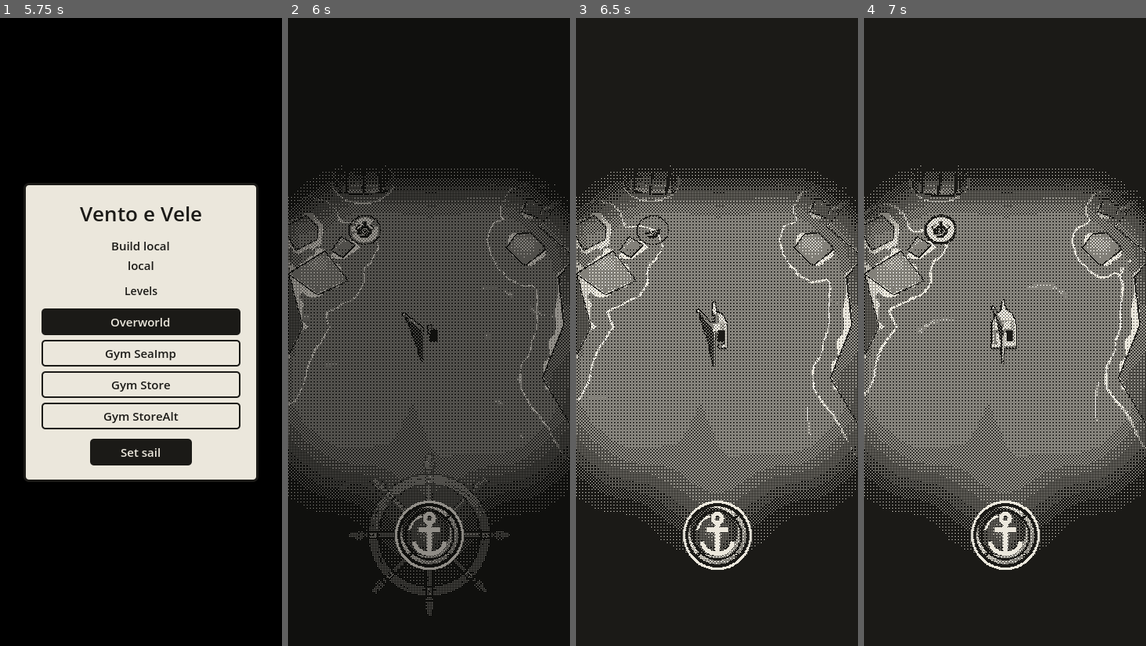
Above: before the commit, frames 1-4 (left to right).
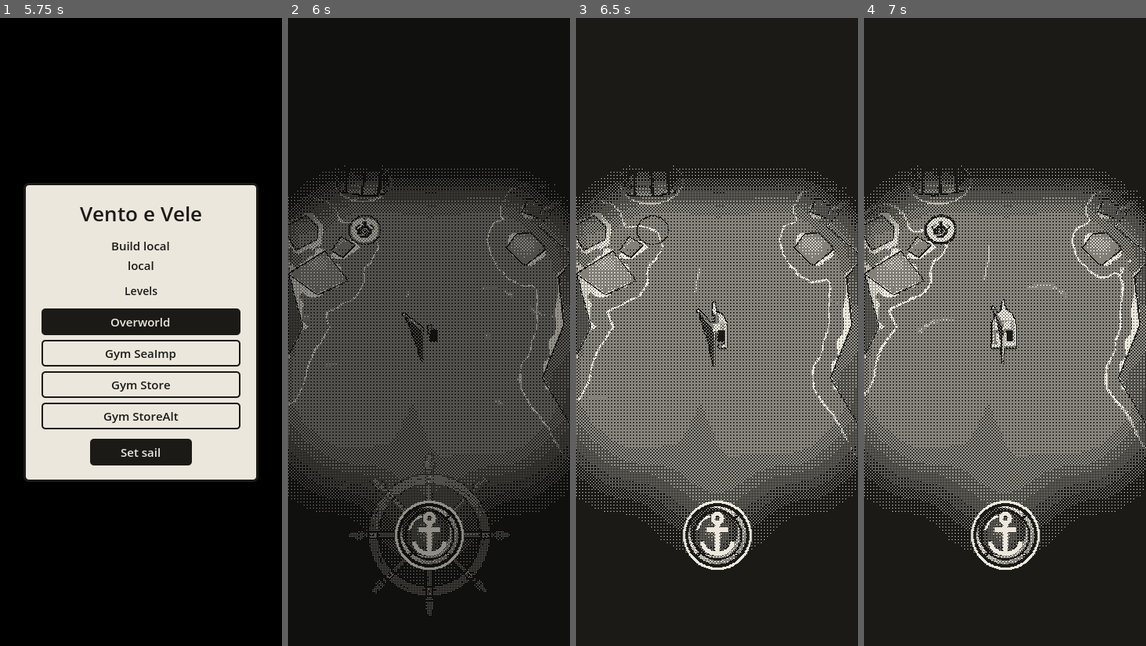
Above: after the commit, the same moments.

Repository: EnricoLabarile/Sail
Game: Godot game, scene res://Assets/Scenes/Overworld.tscn
Two runs of this game, one before a commit and one after it. Both use one fixed random seed, a clock stepped at 60 frames per second and the inputs below.
Inputs (mouse positions are in pixels of both pictures, inside the frame that each line leads up to):
- Up to frame 1 (5.75 s): click "Overworld" at 0.5 s; click "Gym SeaImp" at 1.25 s; click "Overworld" at 2 s; click "Gym Store" at 2.75 s; click "Overworld" at 3.5 s; click "Gym StoreAlt" at 4.25 s; click "Overworld" at 5 s
- Up to frame 2 (6 s): click "Set sail" at 5.75 s
- Up to frame 3 (6.5 s): no input
- Up to frame 4 (7 s): tap Enter (ui_accept) at 6.5, 6.77 s; move the mouse to (1067, 300) at 6.52 s; hold Right (ui_right) from 6.53 s (still down); click (1067, 300) at 6.67 s

Frame 1 is identical in both runs. In frame 2, 0.1% of the frame differs, in the area x 15-84%, y 23-67%; in frame 3, 0.1%; in frame 4, 0.1%.

Commit message:
No bombs/jars at start; level menu only picks, Set sail loads and starts
Co-Authored-By: Claude Opus 5.5 <noreply@anthropic.com>
Claude-Session: https://claude.ai/code/session_0154zeqDuhZHz7ZXLE21BuMs

Diff:
--- a/Assets/Inventory/inventory.gd
+++ b/Assets/Inventory/inventory.gd
@@ -28,8 +28,8 @@
 const SLOTS := 9   # how many slots the hold has
 const ITEMS_FOLDER := "res://Assets/Inventory/items"   # one ItemData .tres per kind of item
 
-## What she sets out with (Enrico: 10 bombs and 10 Aeolus Jars, both equipped by themselves, and 9 traps).
-const START_ITEMS := {"trap": 9, "bomb": 10, "aeolus_jar": 10}
+## What she sets out with (Enrico: no bombs and no Aeolus Jars, she finds them; 9 traps, to try them).
+const START_ITEMS := {"trap": 9}
 const START_COINS := 10             # coins in the purse at the start (10 for now, Enrico: to try the floating shop)
 
 var catalogue := {}                 # every kind of item: its name → its ItemData (read from ITEMS_FOLDER)
--- a/Assets/UI/start_screen.gd
+++ b/Assets/UI/start_screen.gd
@@ -13,9 +13,11 @@
 ##
 ## THE LEVELS (Enrico): under the build, a button for every level in LEVELS_FOLDER (the Overworld, the gyms…).
 ## The list is read from the folder every time the card shows, so a new level saved there gets its button by
-## itself. The level that's loaded now is drawn inked, like a pressed key. A tap on another one loads it at once
-## (in Unreal: Open Level), behind the black: the new level comes up with this same card, its button inked, and
-## waits for "Set sail" too. (The autoloads stay as they were: the hold, the fog's seen sea and the wind carry over.)
+## itself. The level picked is drawn inked, like a pressed key (at first, the one loaded now). A tap on another one
+## only PICKS it (Enrico: the menu stays quick, nothing is loaded yet); "Set sail" then loads it (in Unreal: Open
+## Level), behind the black, with "Loading…" on the button meanwhile, and the new level starts by itself, with no
+## second card (start_right_away). Picking the level that's already loaded just sets sail.
+## (The autoloads stay as they were: the hold, the fog's seen sea and the wind carry over.)
 ##
 ## THE BLACK (the "curtain"): a black sheet over the whole game, in its own CanvasLayer (CURTAIN_LAYER) just under
 ## the card. It fades away over curtain_fade when "Set sail" is pressed. (In Unreal: a fade from black on the
@@ -32,6 +34,13 @@
 @export var curtain_fade := 0.3     # seconds the black takes to fade away after "Set sail"
 
 var curtain: ColorRect              # the black sheet (made in code, in its own layer above everything)
+var picked_level := ""              # the level picked in the list (its path): "Set sail" loads it
+var level_buttons := {}             # each level's path → its button (to ink the one picked)
+
+## True while a level loaded by "Set sail" is coming up: its start screen then sets sail at once, with no card.
+## A static var belongs to the script, not to one start screen, so it survives the change of level (the old start
+## screen is gone by then, the new one reads it).
+static var start_right_away := false
 
 @onready var build_label: Label = $Card/Margin/Lines/Build
 @onready var levels_box: VBoxContainer = $Card/Margin/Lines/Levels
@@ -43,12 +52,27 @@
 	build_label.text = "Build %s\n%s" % [BuildInfo.NUMBER, BuildInfo.STARTED]
 	add_level_buttons()
 	style_button(start_button, true)           # "Set sail" inked, so it stands out from the level list
-	start_button.pressed.connect(_on_start)    # when it's pressed, call _on_start
+	start_button.pressed.connect(_on_set_sail) # when it's pressed, call _on_set_sail
 	get_tree().paused = true                   # everything waits for "Set sail"
 	# A level loaded in the middle of a talk or a trade: those reasons to hide the icons are gone (Hud autoload).
 	Hud.set_hidden("talk", [], false)
 	Hud.set_hidden("store", [], false)
 	_show_controls.call_deferred(false)        # after every node is ready (and in its group): hide the controls
+	# This level was loaded by "Set sail" on the last one's card: go at once (after the line above, so the
+	# controls are hidden first and then shown again), with no card.
+	if start_right_away:
+		start_right_away = false
+		$Card.hide()
+		_on_start.call_deferred()
+
+
+## "Set sail" pressed: if the level picked is the one loaded, go; otherwise load it first.
+func _on_set_sail() -> void:
+	var playing := get_tree().current_scene.scene_file_path
+	if picked_level == playing:
+		_on_start()
+	else:
+		load_level(picked_level)
 
 
 ## "Set sail": the card goes, the black fades away, the controls come back and the game goes (still at anchor).
@@ -84,16 +108,23 @@
 
 ## One button per level, inside the Levels box of the card.
 func add_level_buttons() -> void:
-	var playing := get_tree().current_scene.scene_file_path   # the level open now
+	picked_level = get_tree().current_scene.scene_file_path   # at first, the level open now
 	for level in level_names():
 		var path := LEVELS_FOLDER + "/" + level + ".tscn"
 		var button := Button.new()
 		button.text = level.replace("_", " ")                  # "Gym_Imp" → "Gym Imp"
 		button.focus_mode = Control.FOCUS_NONE                 # no keyboard focus ring (Space works the anchor)
-		style_button(button, path == playing)
-		if path != playing:                                    # the one loaded now does nothing: it's already there
-			button.pressed.connect(load_level.bind(path))      # bind: the button hands its own path to load_level
+		style_button(button, path == picked_level)
+		button.pressed.connect(pick_level.bind(path))          # bind: the button hands its own path to pick_level
 		levels_box.add_child(button)
+		level_buttons[path] = button
+
+
+## A tap on a level: it becomes the one picked (inked), nothing is loaded yet.
+func pick_level(path: String) -> void:
+	picked_level = path
+	for level_path in level_buttons:
+		style_button(level_buttons[level_path], level_path == picked_level)
 
 
 ## Ink on paper like the rest of the card; the level being played is the other way round (paper on ink).
@@ -112,10 +143,18 @@
 	button.add_theme_font_size_override("font_size", 15)
 
 
-## Loads that level, in place of this one. The screen is already black behind the card, so the switch doesn't
-## show: the new level starts with its own card on black, waiting for "Set sail".
-## (The paused state carries over; the new level's card pauses it again anyway.)
+## Loads that level, in place of this one ("Set sail" with another level picked). "Loading…" shows on the button
+## first: it waits two frames so the button is really drawn like that before the loading holds the screen still.
+## The new level then sets sail by itself (start_right_away). The screen is black behind the card, so the switch
+## doesn't show. (The paused state carries over; the new level's start screen unpauses it.)
 func load_level(path: String) -> void:
+	start_button.text = "Loading…"
+	start_button.disabled = true
+	for button in level_buttons.values():
+		button.disabled = true
+	await get_tree().process_frame
+	await get_tree().process_frame
+	start_right_away = true
 	get_tree().change_scene_to_file(path)
 
 
Not shown, changed: CLAUDE.md
